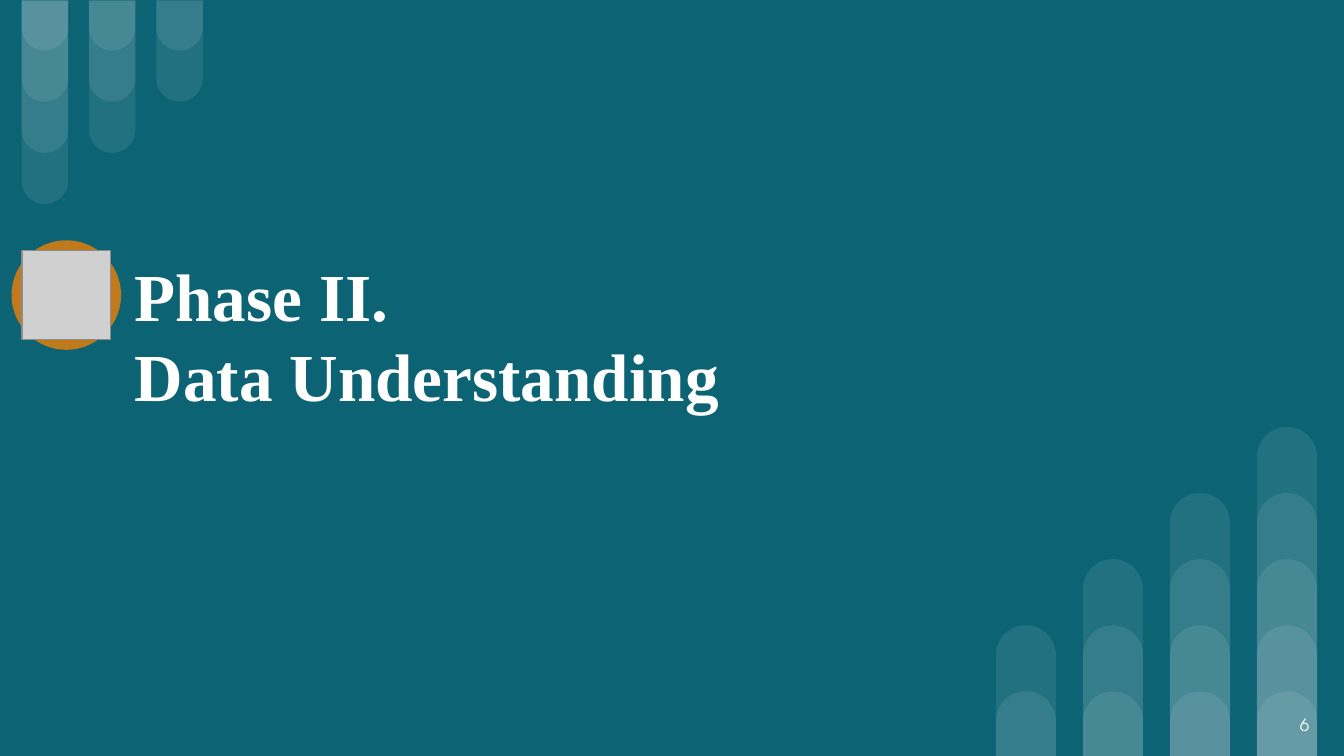
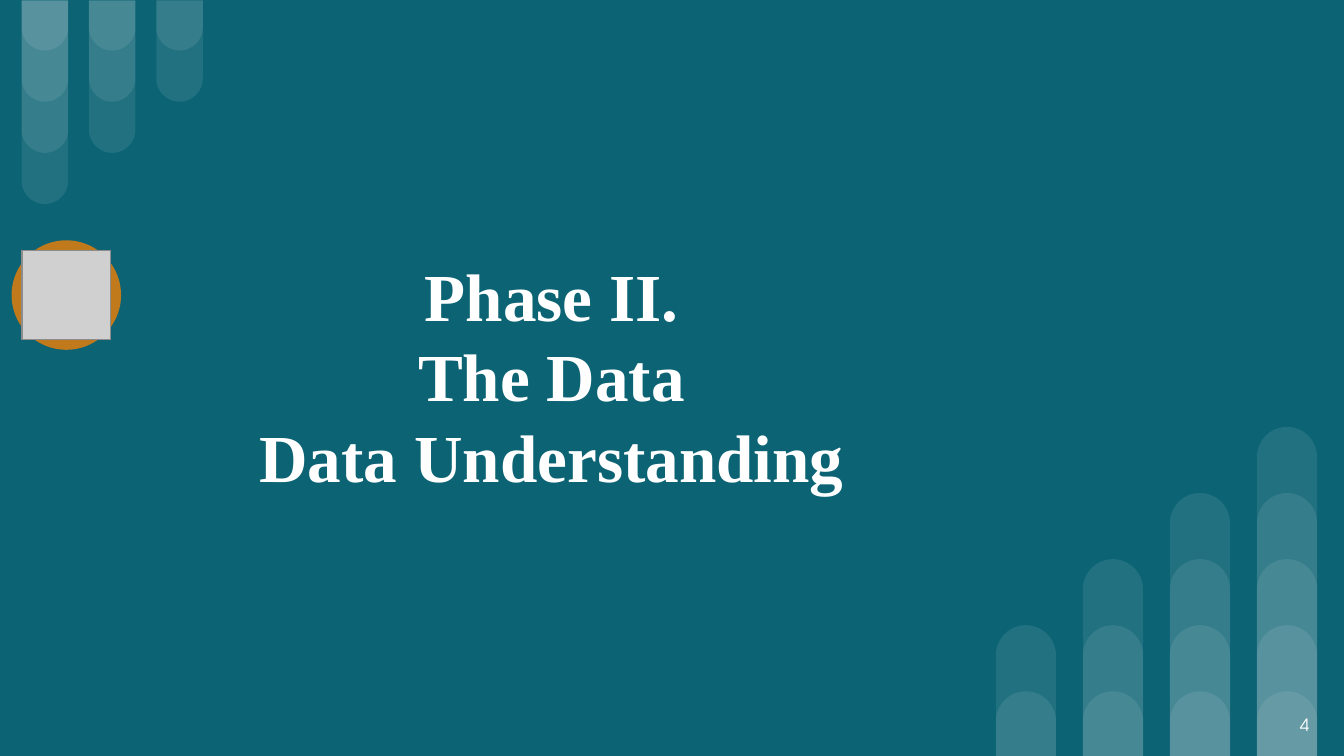
Before and after one commit to dkm2bd/UVA_DSI_CS5010_capstone1, a slide deck: slide 4 of UVA.Capstone1_webscrapper_final_report.pptx (slide 6 before the commit). Drawn at 1344x756 pixels with LibreOffice and Linux fonts; fonts in the diff are those of the drawing; grey boxes stand for pictures. Boxes give left, top, right and bottom in pixels: in the first picture for what was removed or moved away, otherwise in the second. Text is boxed around its words. In the diff, an @@ line names an element or a change of style, - is before the commit and + after.

```diff
--- a/UVA.Capstone1_webscrapper_final_report.pptx
+++ b/UVA.Capstone1_webscrapper_final_report.pptx
@@ title at [425,274,678,322]: alignment left to centre @@
@@ title at [259,354,843,494]: text changed @@
-Data Understanding
+The Data
+Data Understanding
@@ page number at [1300,718,1309,731]: text changed @@
-6
+4
```
Also in this commit, not shown: 7 other slides changed, 9 slides removed.
